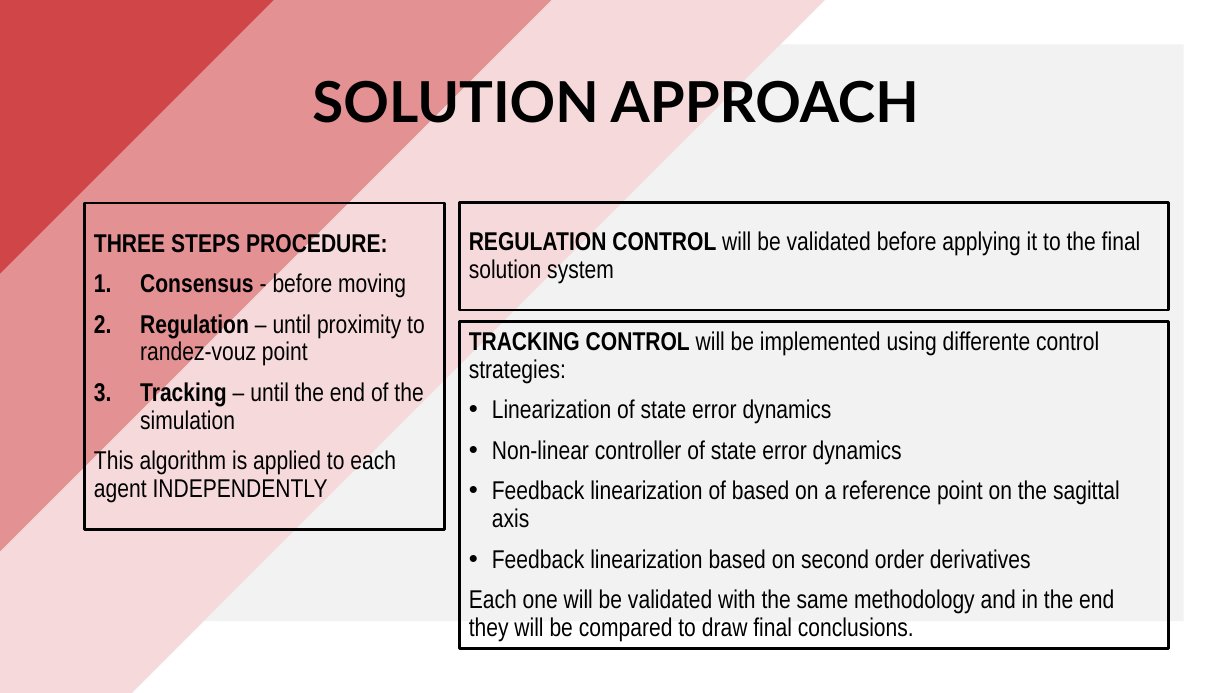
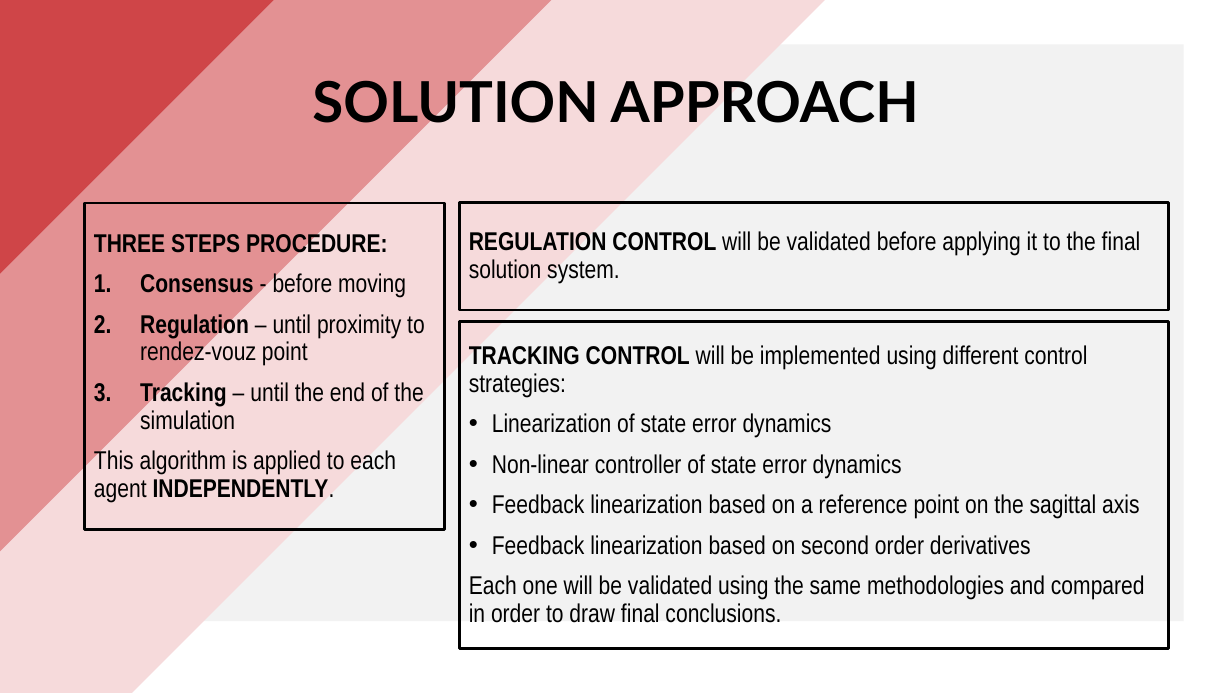
Before and after one commit to PippoGot/R-C2, a slide deck: slide 3 of documentation/presentation.pptx. Drawn at 1232x693 pixels with LibreOffice and Linux fonts; fonts in the diff are those of the drawing. Boxes give left, top, right and bottom in pixels: in the first picture for what was removed or moved away, otherwise in the second. Text is boxed around its words. In the diff, an @@ line names an element or a change of style, - is before the commit and + after.

```diff
--- a/documentation/presentation.pptx
+++ b/documentation/presentation.pptx
@@ text in rectangle at box(469, 231, 1141, 284): text changed @@
-REGULATION CONTROL will be validated before applying it to the final solution system
+REGULATION CONTROL will be validated before applying it to the final solution system.
@@ text at box(140, 311, 425, 366): text changed @@
-2. Regulation – until proximity to randez-vouz point
+2. Regulation – until proximity to rendez-vouz point
@@ text in rectangle at box(469, 345, 1087, 397): text changed @@
-TRACKING CONTROL will be implemented using differente control strategies:
+TRACKING CONTROL will be implemented using different control strategies:
@@ text at box(94, 448, 396, 503): text changed @@
-This algorithm is applied to each agent INDEPENDENTLY
+This algorithm is applied to each agent INDEPENDENTLY.
@@ text in rectangle at box(492, 494, 1139, 519): text changed @@
-• Feedback linearization of based on a reference point on the sagittal axis
+• Feedback linearization based on a reference point on the sagittal axis
@@ text in rectangle at box(469, 575, 1145, 623): text changed @@
-Each one will be validated with the same methodology and in the end they will be compared to draw final conclusions.
+Each one will be validated using the same methodologies and compared in order to draw final conclusions.
```
Also in this commit, not shown: 8 other slides changed, 6 slides added, 1 other file.
